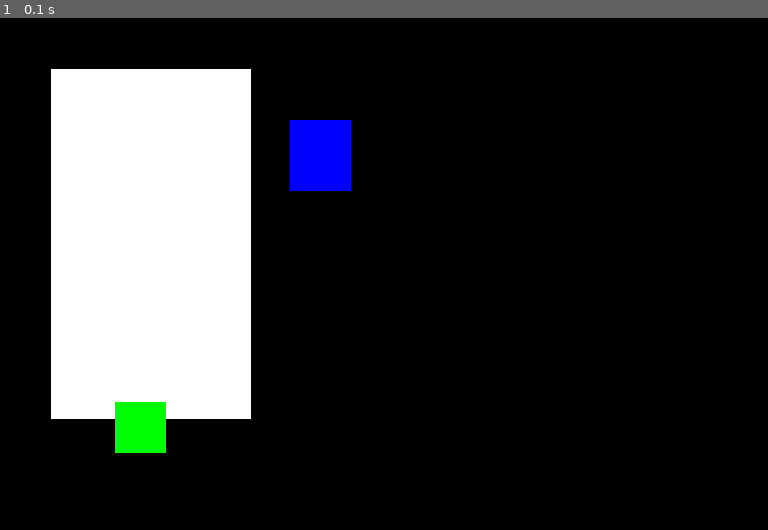
Above: before the commit, frame 1.
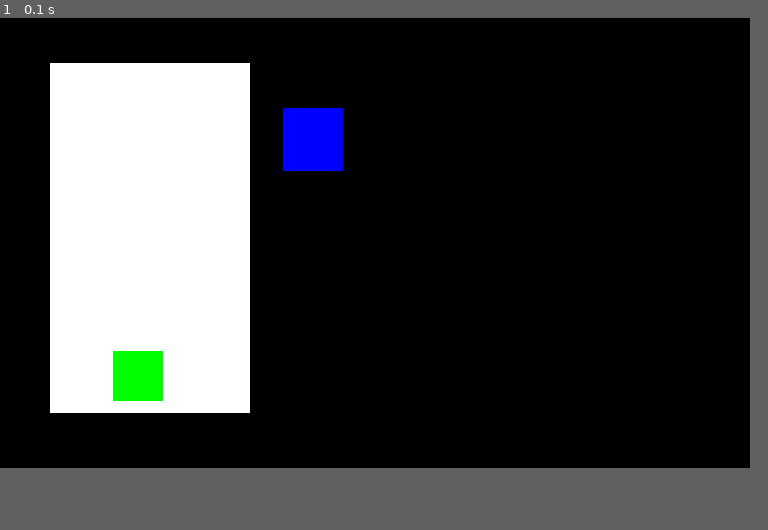
Above: after the commit, the same moment.

Repository: hsiang086/crc-static-exhibition
Game: pygame game, started from main/first_scenes.py
The game is run twice, just before and just after one commit, with the same random seed, the same clock (stepped at 60 frames per second) and the same inputs.
Inputs:
- Up to frame 1 (0.1 s): no input
In our replay, the window is 768x512 before the commit and 750x450 after it. These sizes can differ from the game's own. Grey fills any space a smaller window leaves; there, only what the larger window draws over its background counts as a difference.

The runs differ from the first frame. In frame 1, 2.7% of the frame differs, in the area x 6-46%, y 8-85%.

Commit message:
Update first_scenes.py

Diff:
--- a/main/first_scenes.py
+++ b/main/first_scenes.py
@@ -7,6 +7,7 @@
     global WIDTH, HEIGHT, RES
     global screen
 
+    global font
     global clock
     global FPS
 
@@ -18,8 +19,11 @@
     pygame.init()
     pygame.display.set_caption('CRC')
 
+    #font
+    font = pygame.font.SysFont('Arial', 20, bold=True)
+
     # screen
-    RES = WIDTH, HEIGHT = 768, 512
+    RES = WIDTH, HEIGHT = 750, 450
     screen = pygame.display.set_mode(RES)
     screen.fill('BLACK')
 
@@ -32,7 +36,10 @@
     first_scenes.add(Door(), Lock(), Ascii())
 
     lock_focusing = pygame.sprite.Group()
-    lock_focusing.add(DetailedLock(), Back(first_scenes))
+    for i in range (9):
+        DL = DetailedLock(i)
+        lock_focusing.add(DL)
+    lock_focusing.add(Back(first_scenes))
 
     ascii_focusing = pygame.sprite.Group()
     ascii_focusing.add(DetailedAscii(), Back(first_scenes))
@@ -101,13 +108,15 @@
 
 # lock focusing
 class DetailedLock(pygame.sprite.Sprite):
-    def __init__(self):
+    def __init__(self, loc):
         super().__init__()
-        self.image = pygame.Surface((WIDTH * 48 / 100, HEIGHT * 84 / 100))
+        self.image = pygame.Surface((100, 100))
         self.image.fill('BLUE')
         self.rect = self.image.get_rect()
-        self.rect.centerx = WIDTH / 2
-        self.rect.centery = HEIGHT / 2
+        locx = 3 - (loc % 3)
+        locy = 0.5 + (loc // 3)
+        self.rect.left = WIDTH * locx / 5
+        self.rect.centery = HEIGHT * locy / 3
 
 
 # ascii focusing
